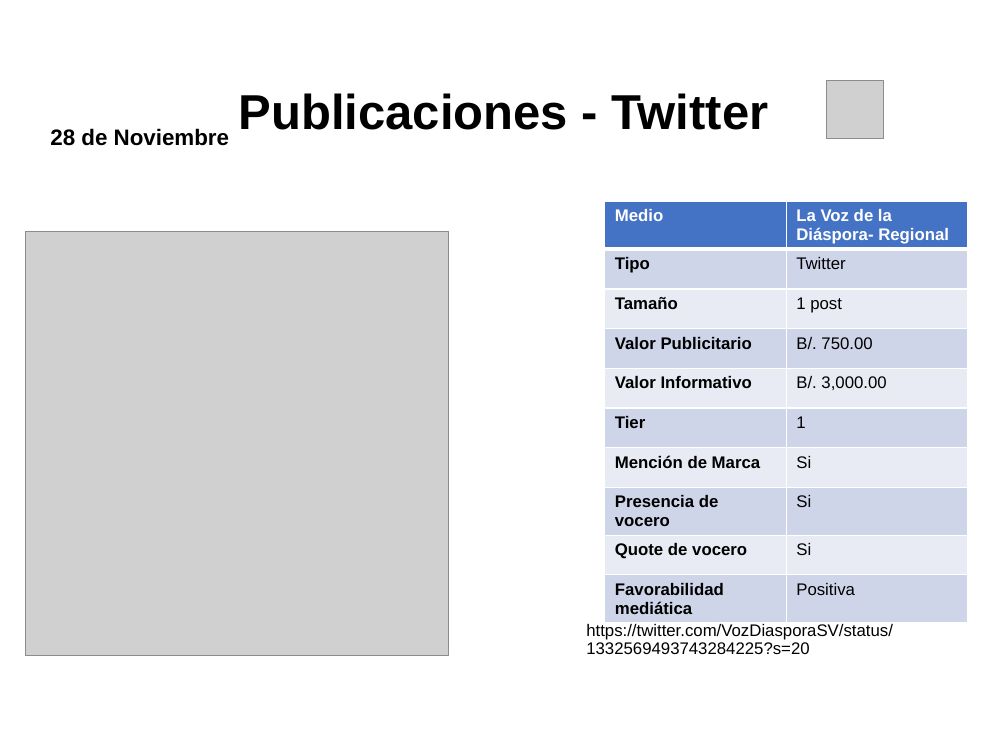
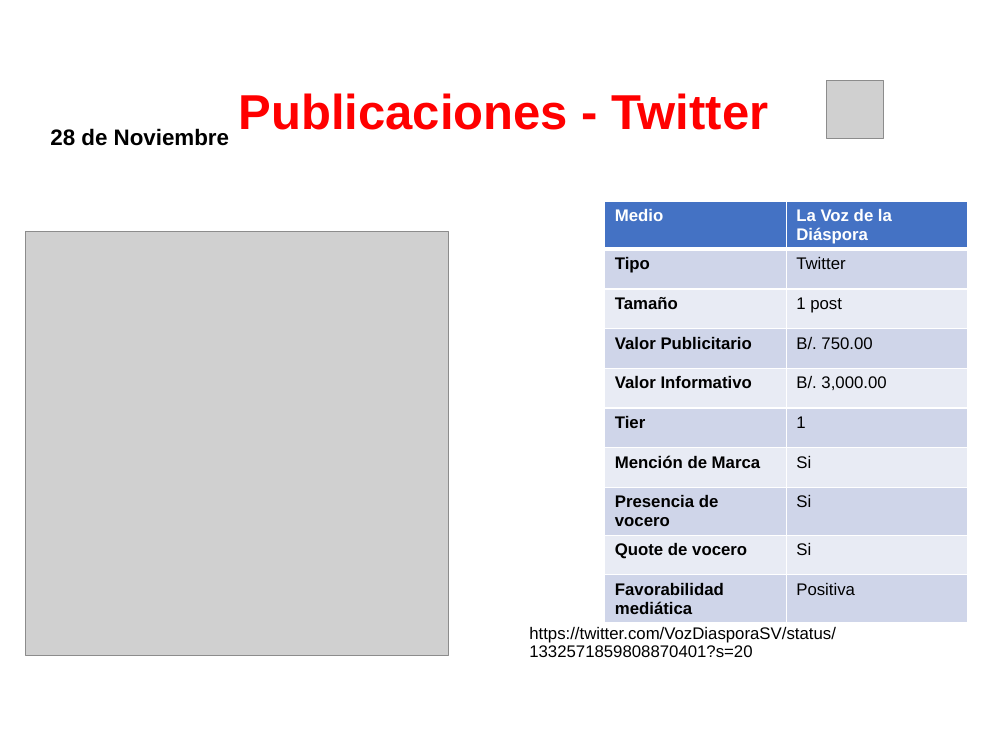
Before and after one commit to dgarci23/Report-Generator, a slide deck: slide 8 of Presentacion Terminada.pptx (slide 37 before the commit). Drawn at 1008x756 pixels with LibreOffice and Linux fonts; fonts in the diff are those of the drawing; grey boxes stand for pictures; background and template pictures are left out. Boxes give left, top, right and bottom in pixels: in the first picture for what was removed or moved away, otherwise in the second. Text is boxed around its words. In the diff, an @@ line names an element or a change of style, - is before the commit and + after.

```diff
--- a/Presentacion Terminada.pptx
+++ b/Presentacion Terminada.pptx
@@ title "Publicaciones - Twitter" at box(239, 93, 768, 130): text colour #000000 to #FF0000 @@
@@ table at box(605, 202, 968, 618) @@
-row 1, column 2: La Voz de la Diáspora- Regional
+row 1, column 2: La Voz de la Diáspora
@@ text at box(529, 627, 836, 657): text changed @@
-https://twitter.com/VozDiasporaSV/status/1332569493743284225?s=20
+https://twitter.com/VozDiasporaSV/status/1332571859808870401?s=20
```
Also in this commit, not shown: 7 other slides changed, 29 slides removed, 2 other files.
